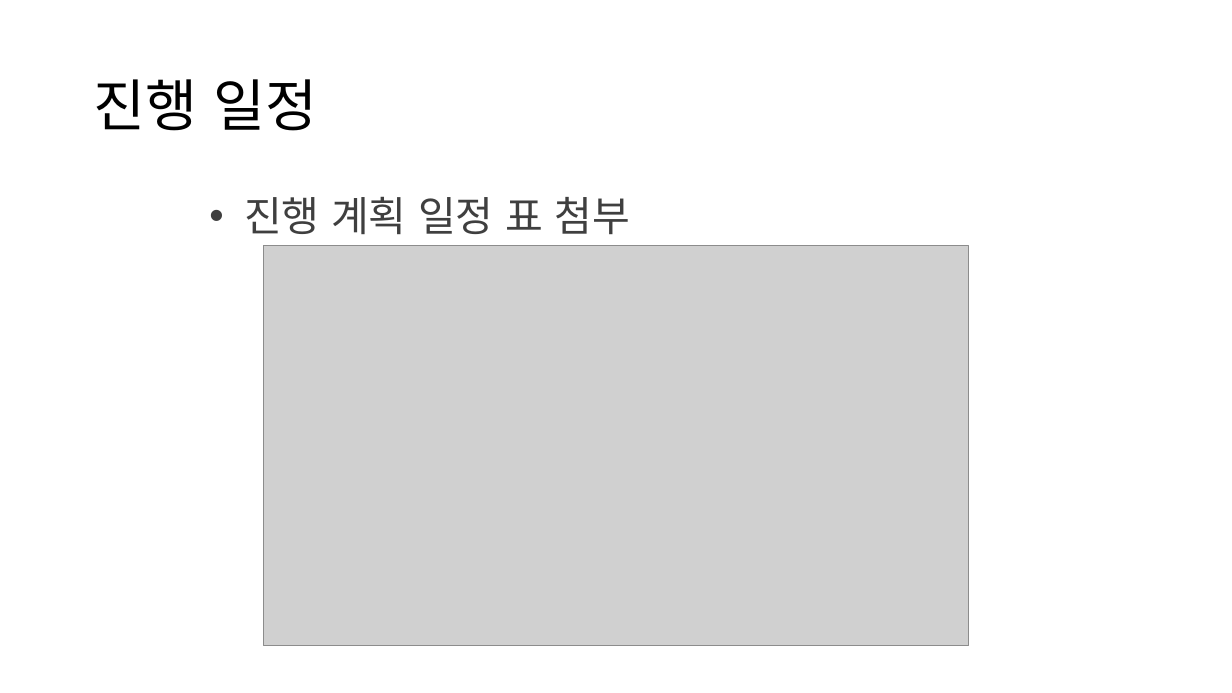
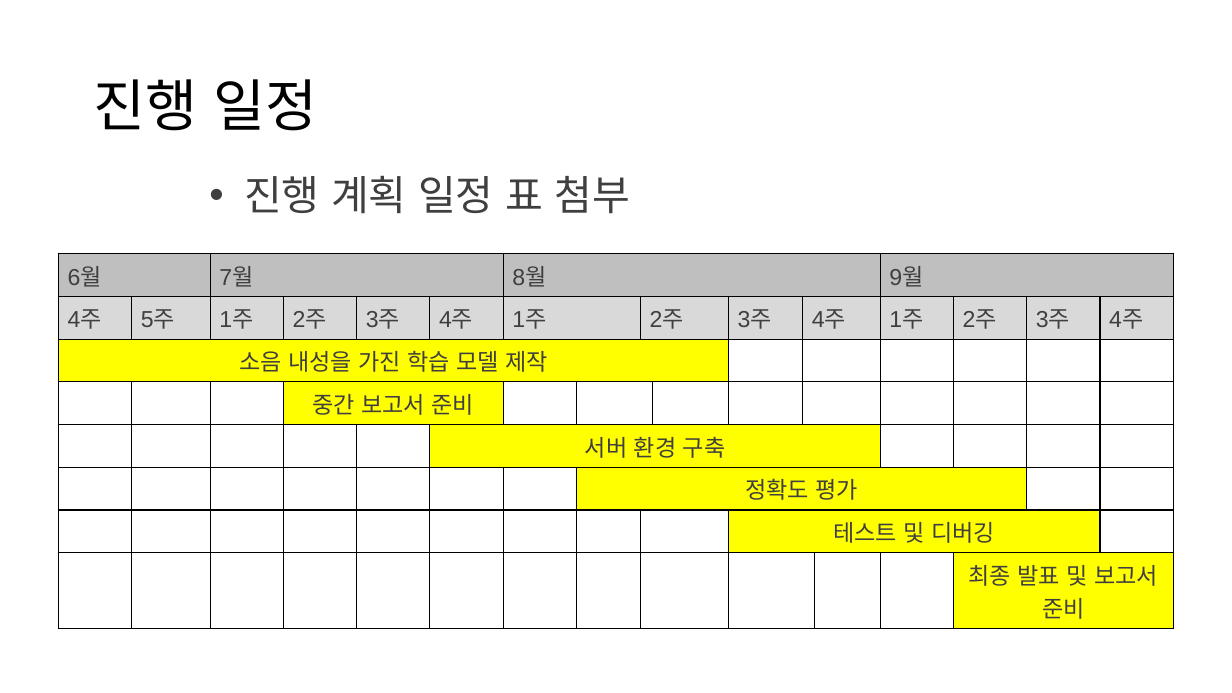
Before and after one commit to TeamPhoneticCode/Report, a slide deck: slide 11 of 2021_졸업과제_1번째_진행보고.pptx (slide 9 before the commit). Drawn at 1232x693 pixels with LibreOffice and Linux fonts; fonts in the diff are those of the drawing; grey boxes stand for pictures. Boxes give left, top, right and bottom in pixels: in the first picture for what was removed or moved away, otherwise in the second. Text is boxed around its words. In the diff, an @@ line names an element or a change of style, - is before the commit and + after.

```diff
--- a/2021_졸업과제_1번째_진행보고.pptx
+++ b/2021_졸업과제_1번째_진행보고.pptx
@@ text "진행 계획 일정 표 첨부": place and size @@
-text "진행 계획 일정 표 첨부" at (244, 196, 631, 234)
+text "진행 계획 일정 표 첨부" at (244, 175, 631, 213)
@@ table added at (58, 254, 1171, 623), 8 rows, 17 columns @@
+6월 |  | 7월 |  |  |  | 8월 |  |  |  |  |  |  | 9월 |  |  | 
+4주 | 5주 | 1주 | 2주 | 3주 | 4주 | 1주 |  | 2주 |  | 3주 | 4주 |  | 1주 | 2주 | 3주 | 4주
+소음 내성을 가진 학습 모델 제작 |  |  |  |  |  |  |  |  |  |  |  |  |  |  |  | 
+ |  |  | 중간 보고서 준비 |  |  |  |  |  |  |  |  |  |  |  |  | 
+ |  |  |  |  | 서버 환경 구축 |  |  |  |  |  |  |  |  |  |  | 
+ |  |  |  |  |  |  | 정확도 평가 |  |  |  |  |  |  |  |  | 
+ |  |  |  |  |  |  |  |  |  | 테스트 및 디버깅 |  |  |  |  |  | 
+ |  |  |  |  |  |  |  |  |  |  |  |  |  | 최종 발표 및 보고서 준비 |  | 
@@ picture removed at (263, 246, 970, 646) @@
```
Also in this commit, not shown: 2 other slides changed, 2 slides added, 1 other file.
